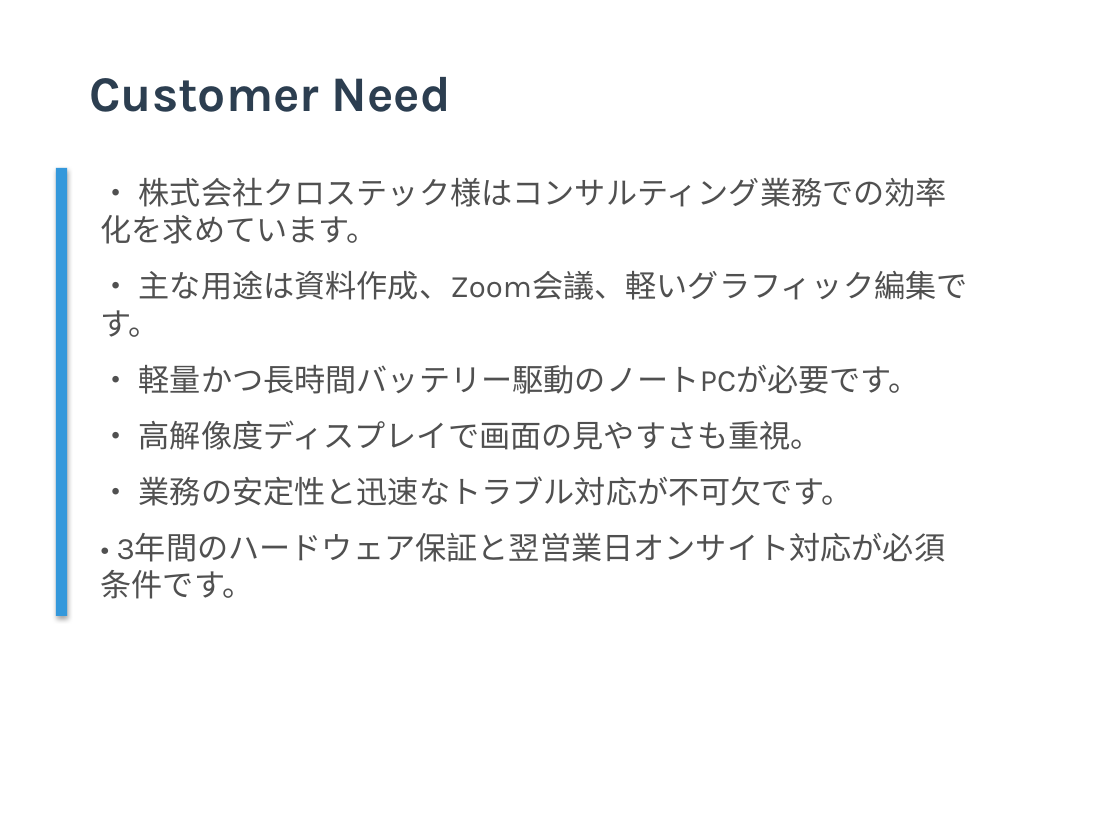
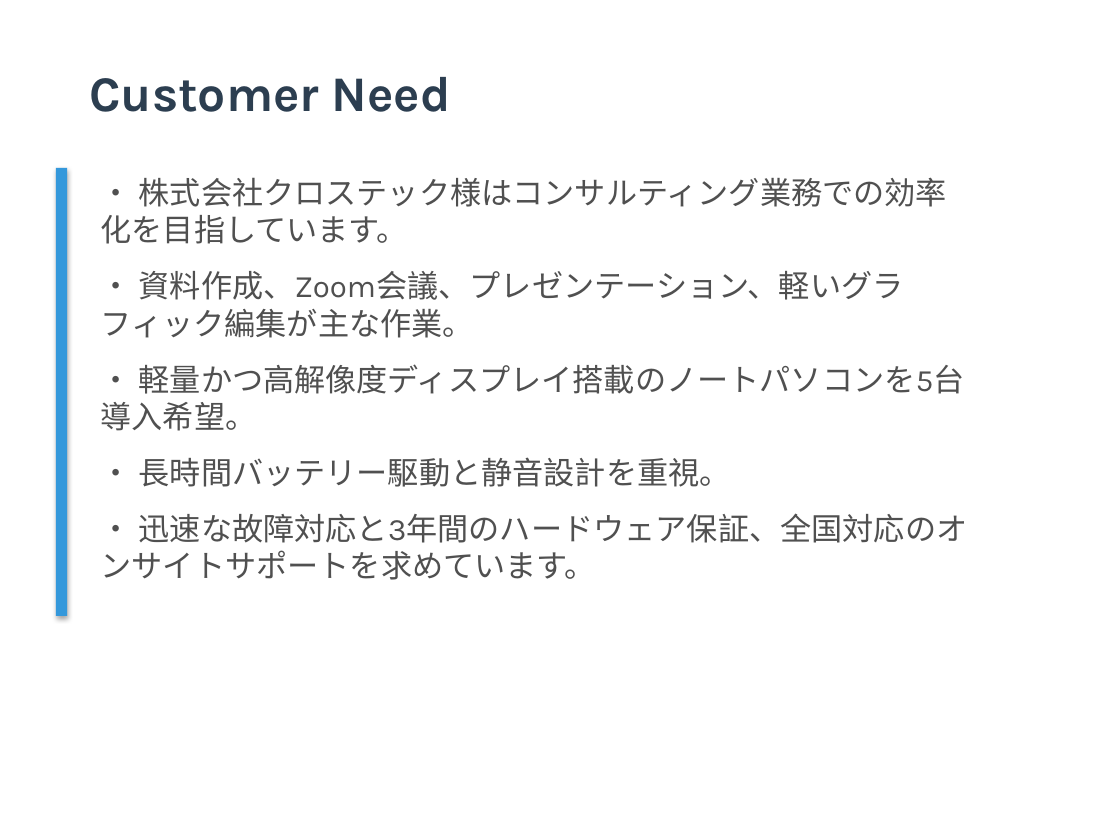
Before and after one commit to TejasGupta-27/b2b-sales-backend, a slide deck: slide 2 of Data/pitch_decks/pitch_deck_001.pptx. Drawn at 1120x840 pixels with LibreOffice and Linux fonts; fonts in the diff are those of the drawing. Boxes give left, top, right and bottom in pixels: in the first picture for what was removed or moved away, otherwise in the second. Text is boxed around its words. In the diff, an @@ line names an element or a change of style, - is before the commit and + after.

```diff
--- a/Data/pitch_decks/pitch_deck_001.pptx
+++ b/Data/pitch_decks/pitch_deck_001.pptx
@@ text at (x1=101, y1=177, x2=968, y2=580): text changed @@
-• 株式会社クロステック様はコンサルティング業務での効率化を求めています。
-• 主な用途は資料作成、Zoom会議、軽いグラフィック編集です。
-• 軽量かつ長時間バッテリー駆動のノートPCが必要です。
-• 高解像度ディスプレイで画面の見やすさも重視。
-• 業務の安定性と迅速なトラブル対応が不可欠です。
-• 3年間のハードウェア保証と翌営業日オンサイト対応が必須条件です。
+• 株式会社クロステック様はコンサルティング業務での効率化を目指しています。
+• 資料作成、Zoom会議、プレゼンテーション、軽いグラフィック編集が主な作業。
+• 軽量かつ高解像度ディスプレイ搭載のノートパソコンを5台導入希望。
+• 長時間バッテリー駆動と静音設計を重視。
+• 迅速な故障対応と3年間のハードウェア保証、全国対応のオンサイトサポートを求めています。
```
Also in this commit, not shown: 8 other slides changed, 5 other files.
